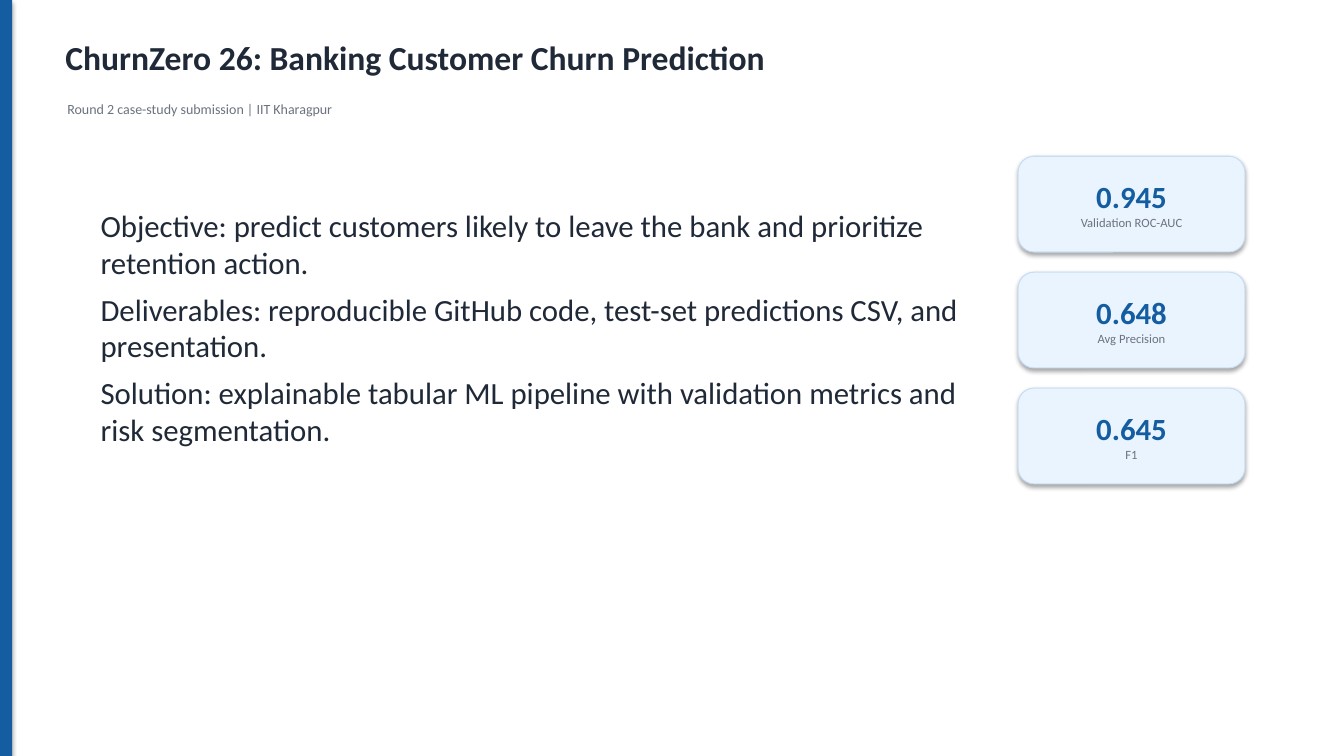
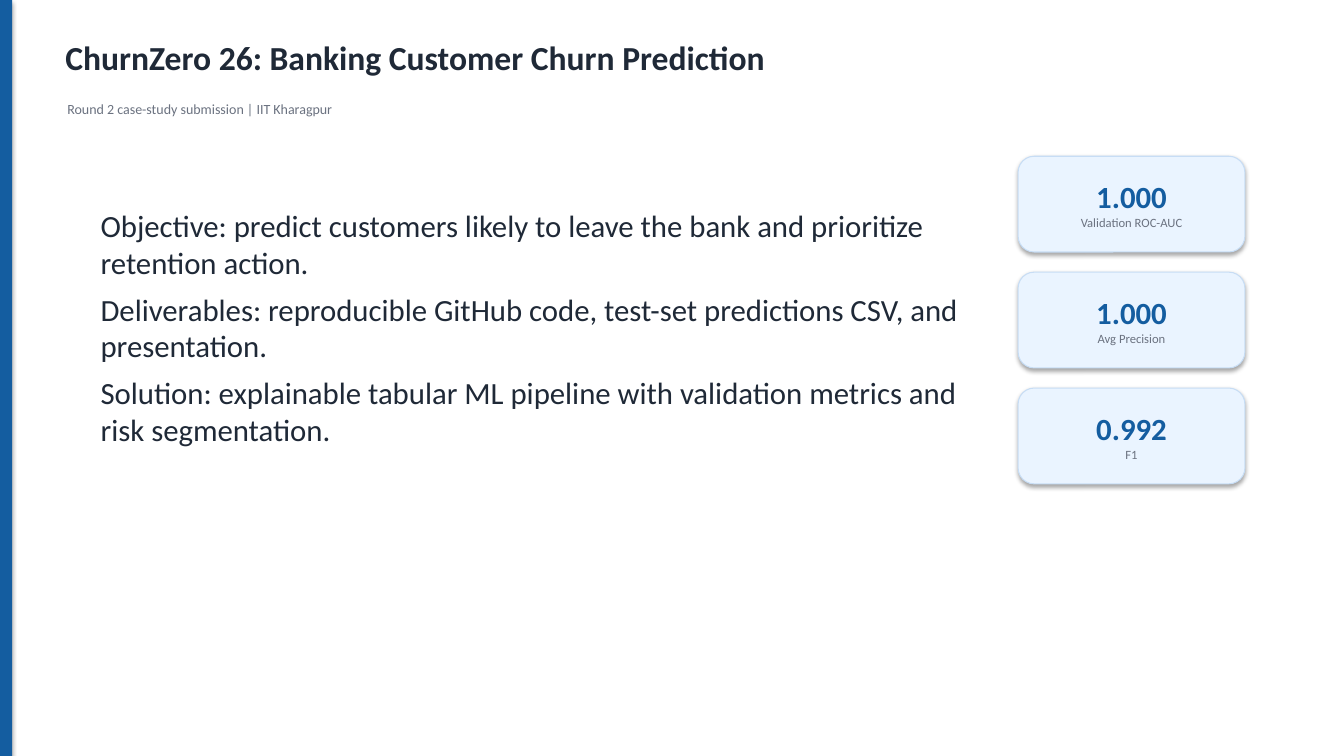
Before and after one commit to Tony-chauhan/churnzero-26-banking-churn-prediction, a slide deck: slide 1 of submission/ChurnZero_26_Round2_Presentation.pptx. Drawn at 1344x756 pixels with LibreOffice and Linux fonts; fonts in the diff are those of the drawing. Boxes give left, top, right and bottom in pixels: in the first picture for what was removed or moved away, otherwise in the second. Text is boxed around its words. In the diff, an @@ line names an element or a change of style, - is before the commit and + after.

```diff
--- a/submission/ChurnZero_26_Round2_Presentation.pptx
+++ b/submission/ChurnZero_26_Round2_Presentation.pptx
@@ text in rounded rectangle at [1096,188,1166,209]: text changed @@
-0.945
+1.000
@@ text in rounded rectangle at [1096,304,1166,325]: text changed @@
-0.648
+1.000
@@ text in rounded rectangle at [1096,420,1166,440]: text changed @@
-0.645
+0.992
```
Also in this commit, not shown: 3 other slides changed, 9 other files.
